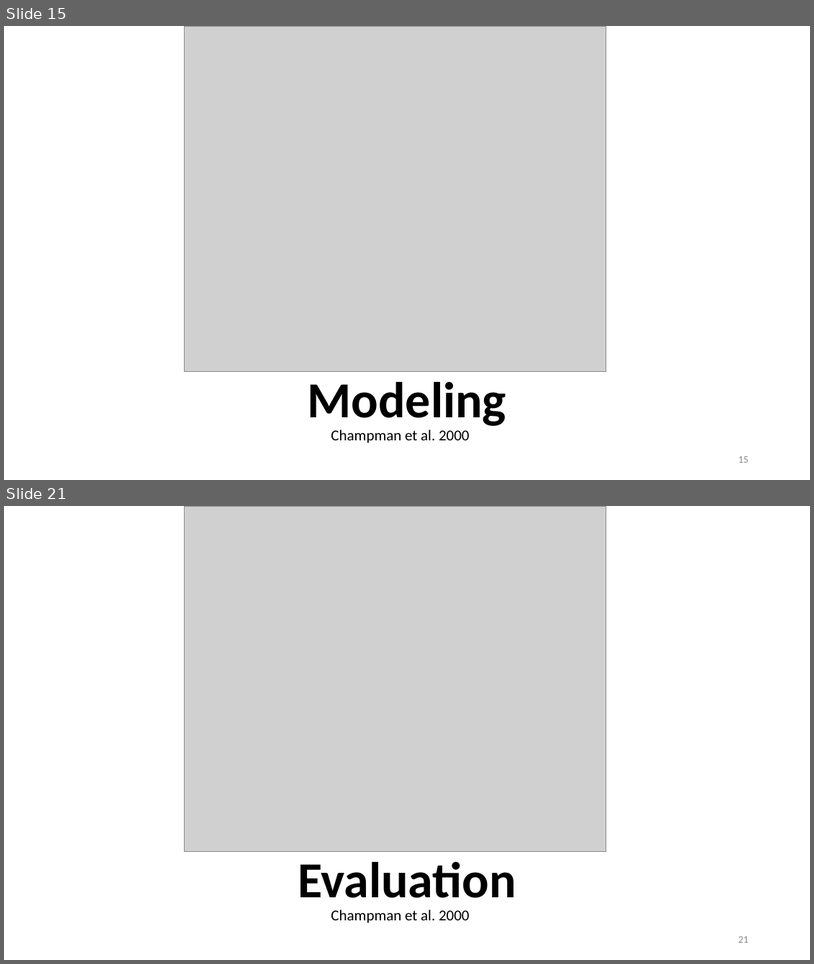
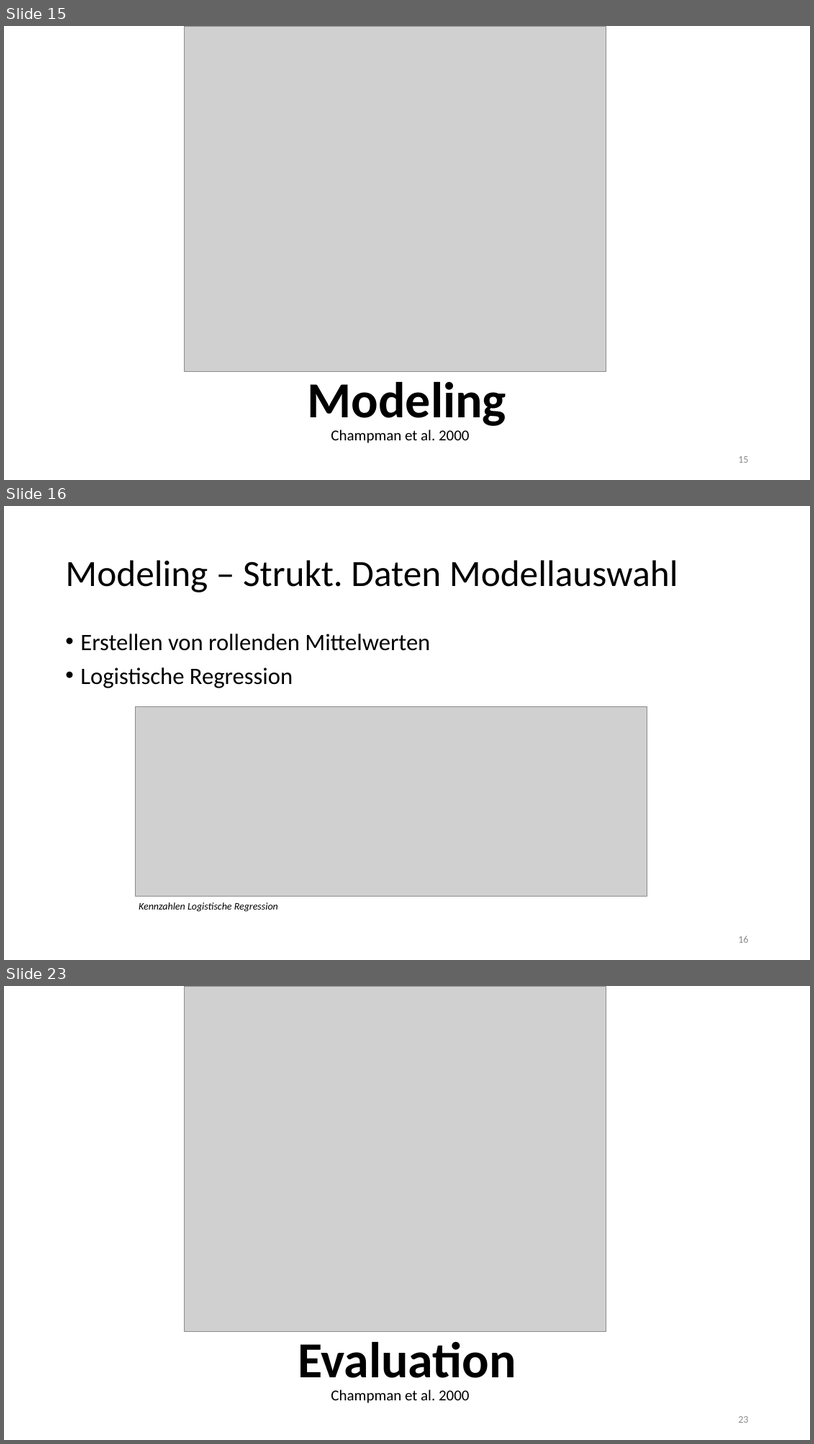
Before and after one commit to Flitschi7/big-data-management, a slide deck: Organisational/Dokumentation HHZ Rocket Project.pptx. Shown one above the other, each under a label of ours: slides 15 and 21 before the commit, slides 15, 16 and 23 after it; the slides between them are not shown. The pictures are 814x964 and 814x1444 pixels, drawn with LibreOffice and Linux fonts; fonts in the diff are those of the drawing; grey boxes stand for pictures. Boxes give left, top, right and bottom in pixels: in the first picture for what was removed or moved away, otherwise in the second. Text is boxed around its words. In the diff, an @@ line names an element or a change of style, - is before the commit and + after.

```diff
--- a/Organisational/Dokumentation HHZ Rocket Project.pptx
+++ b/Organisational/Dokumentation HHZ Rocket Project.pptx
@@ slide 16 added at (x1=4, y1=506, x2=810, y2=960), background #FFFFFF @@
@@ title added at (x1=65, y1=560, x2=679, y2=592), 44 pt, text #000000 @@
+Modeling – Strukt. Daten Modellauswahl
@@ text added at (x1=80, y1=633, x2=430, y2=688), 28 pt, text #000000 @@
+• Erstellen von rollenden Mittelwerten
+• Logistische Regression
@@ picture added at (x1=136, y1=706, x2=648, y2=896) @@
@@ text added at (x1=139, y1=902, x2=278, y2=911), 12 pt, text #000000, italic @@
+Kennzahlen Logistische Regression
@@ page number added at (x1=738, y1=936, x2=748, y2=942), 12 pt, text #8C8C8C @@
+16
@@ what was slide 21 is now slide 23 @@
@@ page number at (x1=738, y1=1416, x2=748, y2=1422): text changed @@
-21
+23
```
Also in this commit, not shown: 8 slides changed, 1 other slide added, 3 other files.
